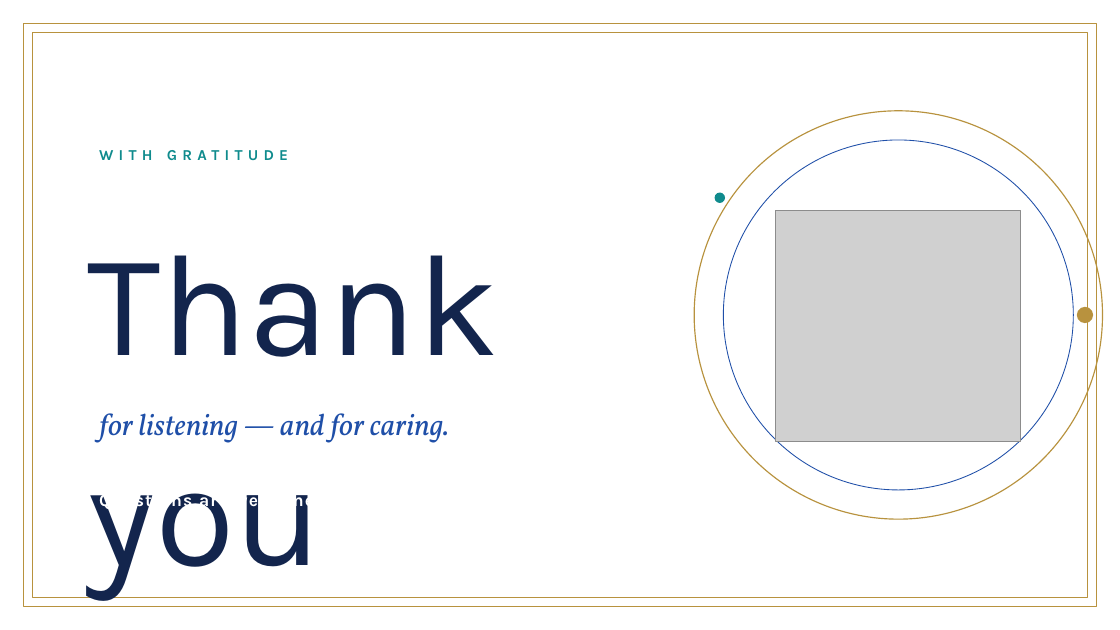
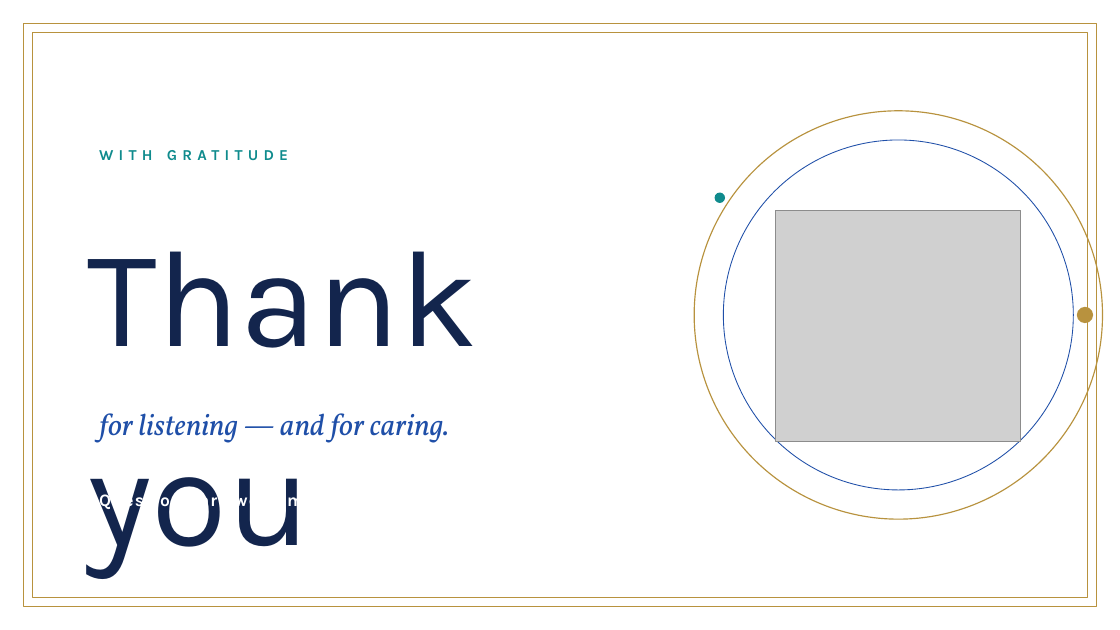
Before and after one commit to amrkarm548-ops/DSLIDES, a slide deck: slide 41 of Goiter_Presentation.pptx. Drawn at 1120x630 pixels with LibreOffice and Linux fonts; fonts in the diff are those of the drawing; grey boxes stand for pictures. Boxes give left, top, right and bottom in pixels: in the first picture for what was removed or moved away, otherwise in the second. Text is boxed around its words. In the diff, an @@ line names an element or a change of style, - is before the commit and + after.

Commit message:
Fix text overflow: real-font text measurement, shrink-to-fit text frames, one-line font scaling

```diff
--- a/Goiter_Presentation.pptx
+++ b/Goiter_Presentation.pptx
@@ text "Thank you" at (87, 251, 477, 577): size 125 to 118.7 pt @@
```
Also in this commit, not shown: 15 other slides changed.
